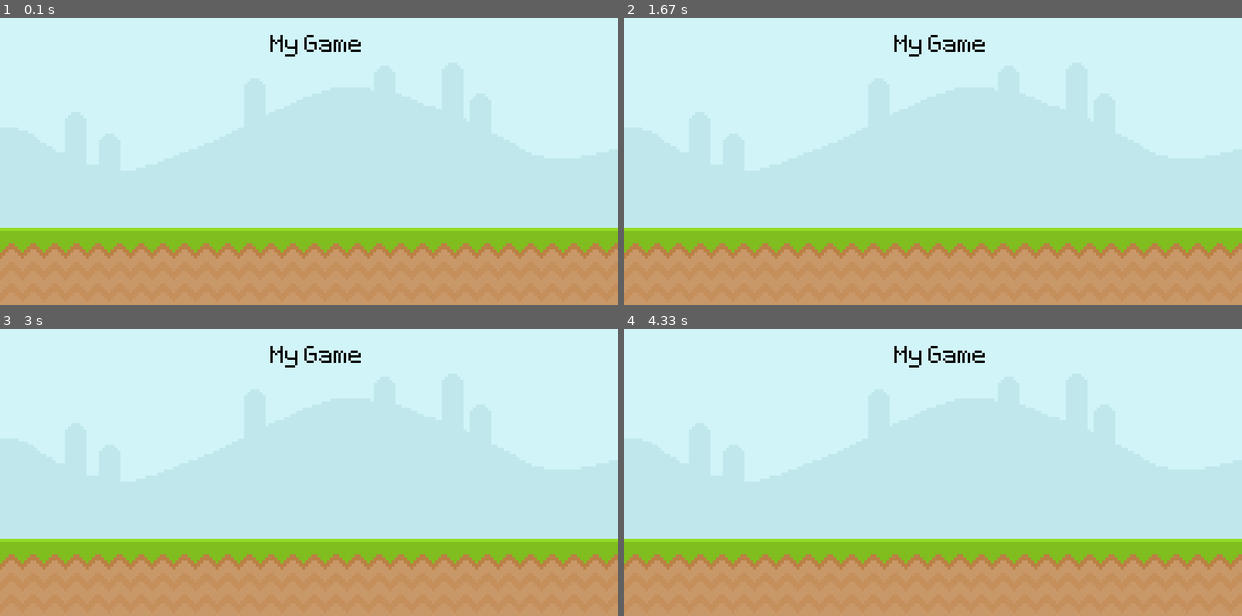
Above: before the commit, frames 1-4 (two rows, left to right).
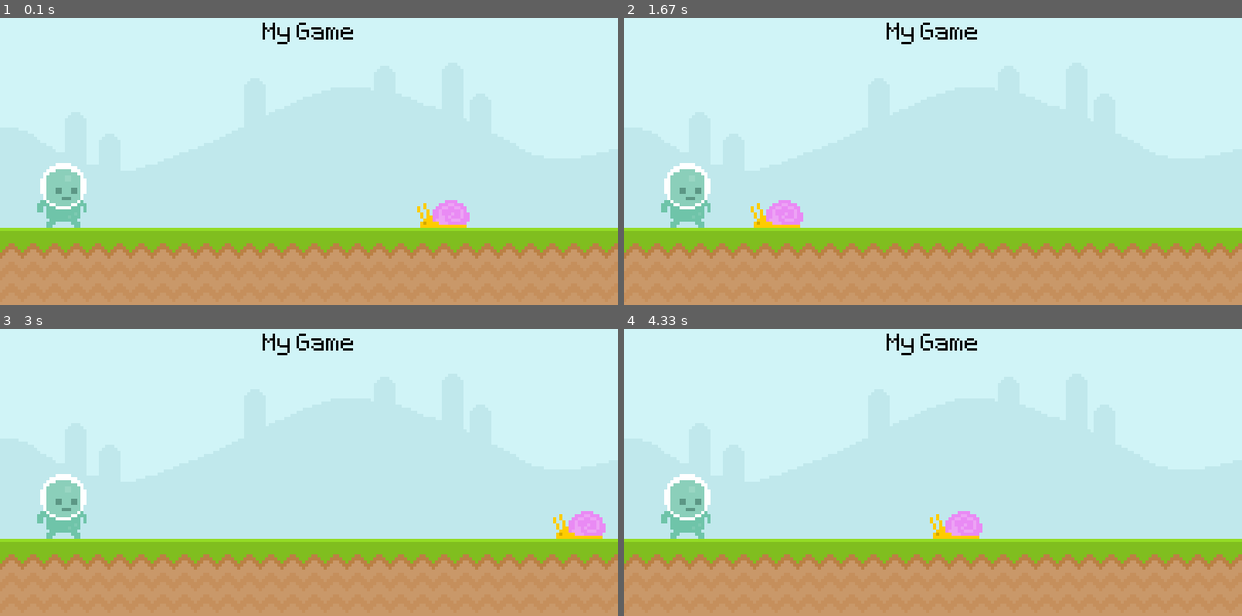
Above: after the commit, the same moments.

Repository: artemudovyk/pygame-intro
Game: pygame game, started from src/main.py
The game is run twice, just before and just after one commit, with the same random seed, the same clock (stepped at 60 frames per second) and the same inputs.
Inputs:
- Up to frame 1 (0.1 s): no input
- Up to frame 2 (1.67 s): no input
- Up to frame 3 (3 s): no input
- Up to frame 4 (4.33 s): no input

The runs differ from the first frame. In frame 1, 2.5% of the frame differs, in the area x 6-76%, y 1-74%; in frame 2, 2.5%; in frame 3, 2.5%; in frame 4, 2.5%.

Commit message:
feat: reactangles, collisions

Diff:
--- a/src/main.py
+++ b/src/main.py
@@ -1,10 +1,13 @@
 import sys
+from pathlib import Path
 
 import pygame
 
 import settings
 
 pygame.init()
+
+CURRENT_DIR = Path(__file__).parent.resolve()
 
 # Create the screen
 screen = pygame.display.set_mode(size=(settings.WINDOW_WIDTH, settings.WINDOW_HEIGHT))
@@ -13,12 +16,24 @@
 # Init the clock
 clock = pygame.time.Clock()
 
-test_font = pygame.font.Font("./assets/fonts/Pixeltype.ttf", 50)
+test_font = pygame.font.Font(CURRENT_DIR / "./assets/fonts/Pixeltype.ttf", 50)
 
 # Create surfaces
-sky_surface = pygame.image.load("./assets/images/sky.png")
-ground_surface = pygame.image.load("./assets/images/ground.png")
-score_surface = test_font.render("My Game", False, "black")
+sky_surf = pygame.image.load(CURRENT_DIR / "./assets/images/sky.png").convert()
+ground_surf = pygame.image.load(CURRENT_DIR / "./assets/images/ground.png").convert()
+
+score_surf = test_font.render("My Game", False, "black")
+score_rect = score_surf.get_rect(center=(int(settings.WINDOW_WIDTH / 2), 50))
+
+snail_surf = pygame.image.load(
+    CURRENT_DIR / "./assets/images/snail/snail_1.png",
+).convert_alpha()
+snail_rect = snail_surf.get_rect(midbottom=(600, 300))
+
+player_surf = pygame.image.load(
+    CURRENT_DIR / "./assets/images/player/player_walk_1.png",
+).convert_alpha()
+player_rect = player_surf.get_rect(midbottom=(80, 300))
 
 while True:
     # Handle events
@@ -26,10 +41,30 @@
         if event.type == pygame.QUIT:
             pygame.quit()
             sys.exit()
+        # if event.type == pygame.MOUSEMOTION and player_rect.collidepoint(event.pos):
+        #     print("Collision!")
 
-    screen.blit(sky_surface, dest=(0, 0))
-    screen.blit(ground_surface, dest=(0, 300))
-    screen.blit(score_surface, dest=(350, 50))
+    # Draw the screen
+    screen.blit(sky_surf, dest=(0, 0))
+    screen.blit(ground_surf, dest=(0, 300))
+    screen.blit(score_surf, score_rect)
+
+    # Move snail
+    snail_rect.left -= 4
+    if snail_rect.right <= 0:  # noqa: PLR2004
+        snail_rect.left = 800
+    screen.blit(snail_surf, snail_rect)
+
+    # Place player
+    screen.blit(player_surf, player_rect)
+
+    # Detect collision between player and snail
+    # if player_rect.colliderect(snail_rect):
+    #     print("Collision!")
+
+    # mouse_pos = pygame.mouse.get_pos()
+    # if player_rect.collidepoint(mouse_pos):
+    #     print("Collision!")
 
     # Update the screen
     pygame.display.update()
